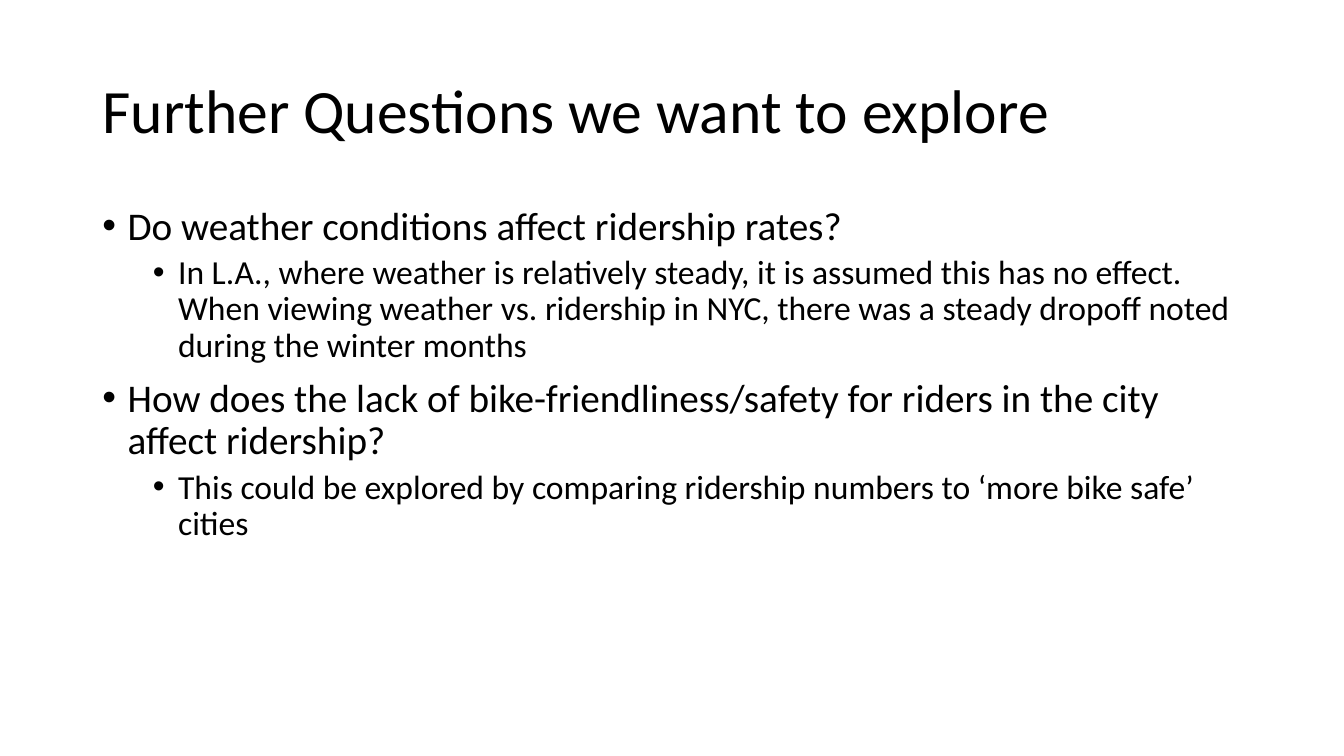
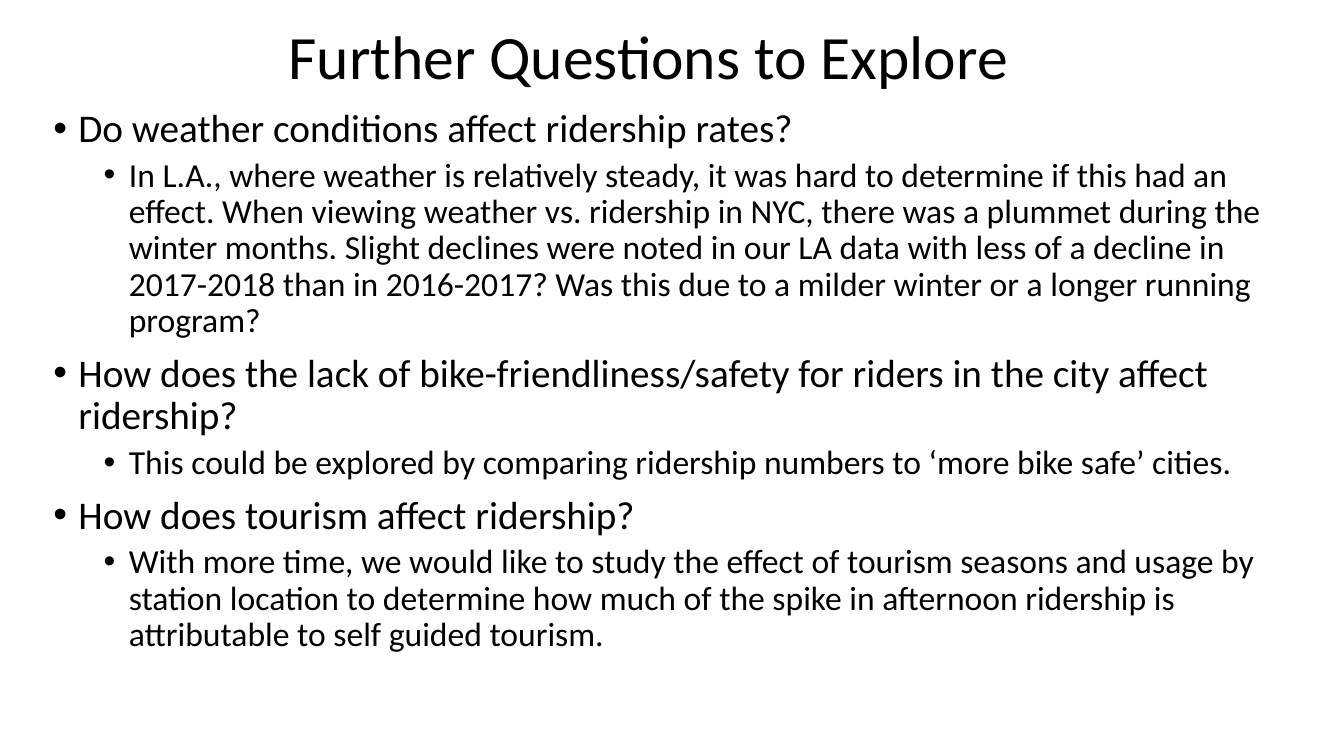
Before and after one commit to sqweets/Project1-LA-Bike_Share, a slide deck: slide 10 of If We Ran a Bike Sharing Company.pptx (slide 11 before the commit). Drawn at 1344x756 pixels with LibreOffice and Linux fonts; fonts in the diff are those of the drawing. Boxes give left, top, right and bottom in pixels: in the first picture for what was removed or moved away, otherwise in the second. Text is boxed around its words. In the diff, an @@ line names an element or a change of style, - is before the commit and + after.

Commit message:
more slide updates

```diff
--- a/If We Ran a Bike Sharing Company.pptx
+++ b/If We Ran a Bike Sharing Company.pptx
@@ title at bbox=[288, 36, 1008, 89]: text changed @@
-Further Questions we want to explore
+Further Questions to Explore
@@ text "Do weather conditions affect ridership ...": place and size @@
-text "Do weather conditions affect ridership ..." at bbox=[128, 212, 1230, 536]
+text "Do weather conditions affect ridership ..." at bbox=[78, 114, 1261, 652]
@@ text at bbox=[129, 163, 1261, 338]: text changed @@
-  • In L.A., where weather is relatively steady, it is assumed this has no effect. When viewing weather vs. ridership in NYC, there was a steady dropoff noted during the winter months
+  • In L.A., where weather is relatively steady, it was hard to determine if this had an effect. When viewing weather vs. ridership in NYC, there was a plummet during the winter months. Slight declines were noted in our LA data with less of a decline in 2017-2018 than in 2016-2017? Was this due to a milder winter or a longer running program?
@@ text at bbox=[78, 450, 1254, 652]: text changed @@
-  • This could be explored by comparing ridership numbers to ‘more bike safe’ cities
+  • This could be explored by comparing ridership numbers to ‘more bike safe’ cities.
+• How does tourism affect ridership?
+  • With more time, we would like to study the effect of tourism seasons and usage by station location to determine how much of the spike in afternoon ridership is attributable to self guided tourism.
```
Also in this commit, not shown: 2 other slides changed.
